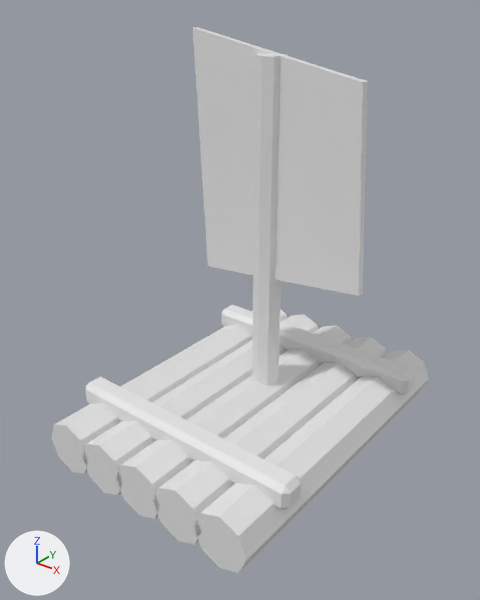
Before and after pictures for a commit that changed the FBX model Assets/Desktopirates/Resources/Models/Ships/player_tier_0_v02.fbx.
Camera for both pictures: a 50 mm camera at (1.65, -2.17, 1.98) aimed at (-0.06, -0.03, 0.66). The lights are fixed; the arrows at lower left show +X, +Y and +Z. The older version comes first.

Names of what the first picture shows: 'Raft_Crossbeam_Aft', 'Raft_Crossbeam_Fore', 'Raft_Log_1', 'Raft_Log_2', 'Raft_Log_3', 'Raft_Log_4', 'Raft_Log_5', 'Raft_Mast', 'Raft_SailCanvas'.
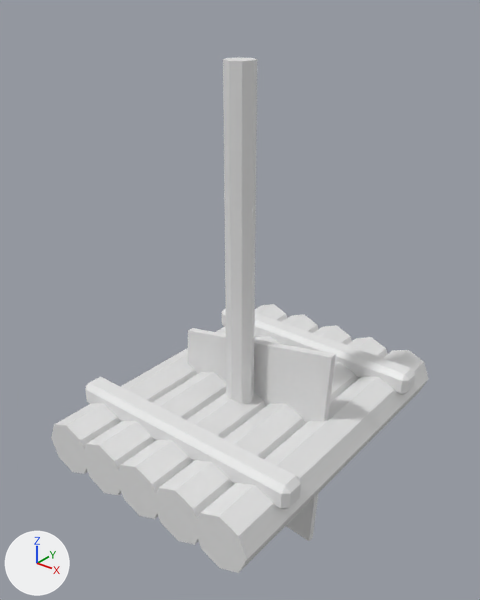
The edits, one by one:
Object 'Raft_SailCanvas' (ob_raft_sailcanvas) moves from (0.04, 0.08, 1.25) to (0.0, 0.0, 0.0).
Object 'Raft_SailCanvas' (ob_raft_sailcanvas) turns from (0, 0, 0) to (0, 0, 180) degrees about x, y and z.
Object 'Raft_Mast' (ob_raft_mast) moves from (0.0, 0.1, 0.88) to (0.0, -0.1, 0.88).

Location of each change, (x1, y1, x2, y2) in pixels of the pictures (480 x 600 px):
'Raft_SailCanvas', moved, turned: before (193, 27, 368, 296); after (188, 328, 336, 541)
'Raft_Mast', moved: before (252, 54, 288, 386); after (223, 57, 257, 404)
'Raft_Log_5', unchanged, covered by the edit: before (194, 350, 429, 573); after (51, 304, 287, 474)
